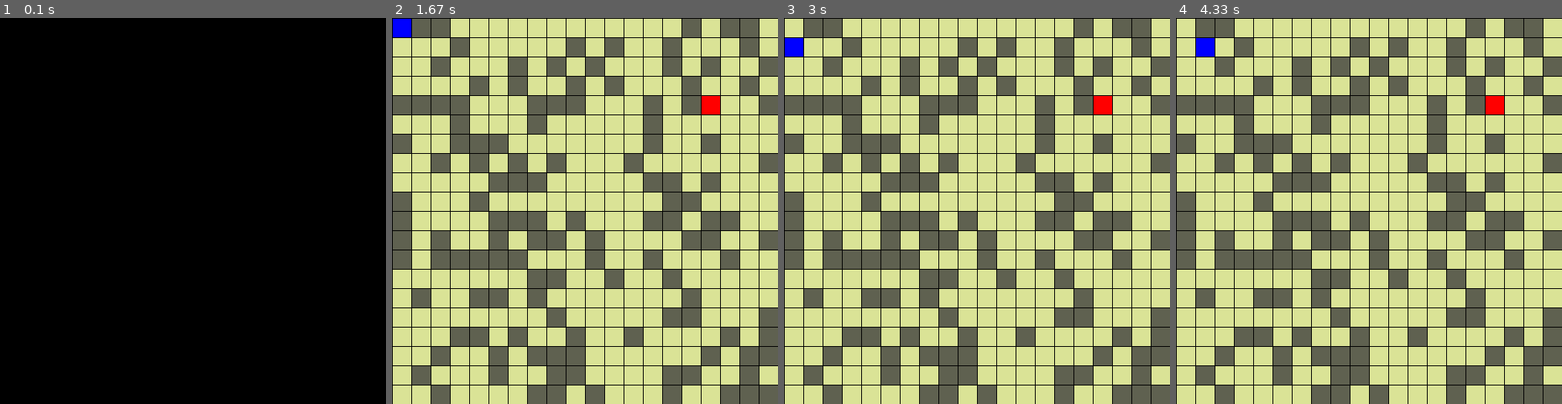
Above: before the commit, frames 1-4 (left to right).
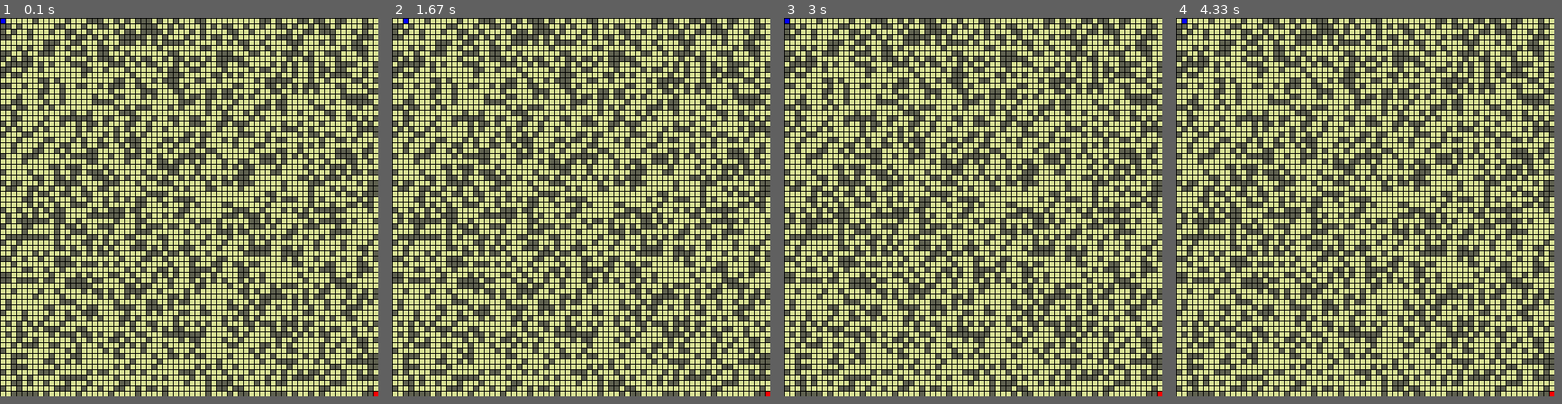
Above: after the commit, the same moments.

Repository: WallAshing/Pygame_labyrith
Game: pygame game, started from python.py
Two runs of this game, one before a commit and one after it. Both use one fixed random seed, a clock stepped at 60 frames per second and the inputs below.
Inputs:
- Up to frame 1 (0.1 s): no input
- Up to frame 2 (1.67 s): hold Right 0.33-0.8 s; hold Up 0.83-1.13 s; hold Right 1.17-1.63 s
- Up to frame 3 (3 s): hold Left 1.67-2.2 s; hold Down 2.23-2.53 s; hold Left 2.57-2.97 s
- Up to frame 4 (4.33 s): hold Right 3.4-4.03 s
The window is 500x500 before the commit and 490x490 after it. Grey fills any space a smaller window leaves; there, only what the larger window draws over its background counts as a difference.

The runs differ from the first frame. In frame 1, 71% of the frame differs, in the area x 0-98%, y 0-98%; in frame 2, 60%; in frame 3, 60%; in frame 4, 60%.

Commit message:
bug fix with large sized map

Diff:
--- a/mapChecker.py
+++ b/mapChecker.py
@@ -1,4 +1,3 @@
-from time import sleep
 class MapChecker :
     def __init__(self, createNewMap, variable) :
         self.createNewMap = createNewMap
@@ -30,9 +29,6 @@
             tempBoxToCheckX = boxToCheck[0] - 1
             self.boxChecker(tempBoxToCheckX, tempBoxToCheckY, self.checkedBox)
 
-
-            print("this is the lenght of boxToCheck :" +str(len(self.boxToCheck)))
-
             self.checkedBox.append(boxToCheck)
 
             if self.keyNumber != 0 :
@@ -44,11 +40,6 @@
                 return
 
         self.checkedBox.clear()
-
-        if self.keyNumber == 0 :
-            print("You can clear the level.")
-        else :
-            print("You need to reset.")
 
 
 
@@ -65,38 +56,13 @@
                     return
 
             if self.createNewMap.currentMap[x][y] == 2 :
-                print("I found the key ! x : " + str(x) + " " + "y : " + str(y))
-                print("I will finally stop hitting walls 😳 !")
                 self.keyNumber -= 1
 
             if self.createNewMap.currentMap[x][y] == 1 :
-                print("OUCH... that's a wall here -> x : " + str(x) + " "  + "y : " + str(y))
+                return
 
             if self.createNewMap.currentMap[x][y] == 0 :
-                print("Nothing to report here -> x : " + str(x)  + " " + "y : " + str(y))
                 self.boxToCheck.append((x, y))
 
         else :
-            print("It's out of the map... -> x : " + str(x) + " " + "y : " + str(y))
-
-
-
-
-            # del self.boxToCheck[0]
-
-
-
-    # def checkerInit(self) :
-    #     self.findBoxToCheck()
-
-
-
-# Faire 2 listes
-# Liste n°1 => contient les blocs tester
-# Liste n°2 => contient les blocs à tester
-# Tester les cases une par une si il est possible de se déplacer sur les cases adjacentes
-# Si le bloc à tester est vide et que je suis pas passer au-dessus de la clé c'est qu'il faut reset
-# Si je trouve la clé, le niveau est bon
-# Le test de déplacement fait les 4 directions à chaque fois
-# Si la position est déjà dans la liste des blocs tester on skip sinon on check si c'est accessible si oui on met dans tester sinon on la met pas
-# C'est clairement une réaction en chaine.
+            return
--- a/player.py
+++ b/player.py
@@ -18,7 +18,7 @@
     def move(self, event) :
 
         if event.key == pygame.K_LEFT :
-            if self.pos[0] >= self.variable.caseSize :
+            if self.casepos[0] > 0 :
                 if ((self.createNewMap.currentMap[self.casepos[0] - 1])[self.casepos[1]]) == 2 :
                     self.pos[0] -= self.variable.caseSize
                     self.casepos[0] -= 1
@@ -30,7 +30,7 @@
                     self.casepos[0] -= 1
 
         if event.key == pygame.K_RIGHT :
-            if self.pos[0] < (500 - self.variable.caseSize) :
+            if self.casepos[0] < (self.variable.mapSize - 1) :
 
                 if ((self.createNewMap.currentMap[self.casepos[0] + 1])[self.casepos[1]]) == 2 :
                     self.pos[0] += self.variable.caseSize
@@ -43,7 +43,7 @@
                     self.casepos[0] += 1
 
         if event.key == pygame.K_UP :
-            if self.pos[1] >= self.variable.caseSize :
+            if self.casepos[1] > 0 :
                 if ((self.createNewMap.currentMap[self.casepos[0]])[self.casepos[1] - 1]) == 2 :
                     self.pos[1] -= self.variable.caseSize
                     self.casepos[1] -= 1
@@ -55,7 +55,7 @@
                     self.casepos[1] -= 1
 
         if event.key == pygame.K_DOWN :
-            if self.pos[1] < (500 - self.variable.caseSize) :
+            if self.casepos[1] < (self.variable.mapSize - 1) :
                 if ((self.createNewMap.currentMap[self.casepos[0]])[self.casepos[1] + 1]) == 2 :
                     self.pos[1] += self.variable.caseSize
                     self.casepos[1] += 1
--- a/python.py
+++ b/python.py
@@ -3,7 +3,6 @@
 from createNewMap import *
 from variables import *
 from mapChecker import *
-from time import sleep
 import pygame
 
 variables = Variables()
@@ -22,18 +21,14 @@
     ecran.fill((0, 0, 0))
 
     while mapChecker.keyNumber != 0 :
-        player = Player(ecran, variables, map)
         variables.keyNumber = variables.keyInitial
         map.mapInit()
-        print('launching map checker')
+        player = Player(ecran, variables, map)
         mapChecker.mapChecker()
-        sleep(1)
 
     if player.win == True:
         variables.keyColor = (0, 0, 255)
         map.mapDisplay(ecran)
-        print("Now, it will restart forever...")
-        sleep(1)
         variables.keyNumber = variables.keyInitial
         variables.keyColor = (255, 0, 0)
         mapChecker.keyNumber = variables.keyInitial
@@ -42,7 +37,6 @@
     for event in pygame.event.get() :
         if event.type == pygame.KEYDOWN :
             player.move(event)
-            print("x = " + str(player.casepos[0]) + " " + "y = " + str(player.casepos[1]))
             if event.key == pygame.K_ESCAPE :
                 loop = False
         if event.type == pygame.K_r :
--- a/variables.py
+++ b/variables.py
@@ -1,6 +1,6 @@
 class Variables :
     def __init__(self) :
-        self.mapSize = 20
+        self.mapSize = 70
         self.windowSize = (500 // self.mapSize * self.mapSize, 500 // self.mapSize * self.mapSize)
         self.caseSize = self.windowSize[0] / self.mapSize
         self.keyInitial = 1
